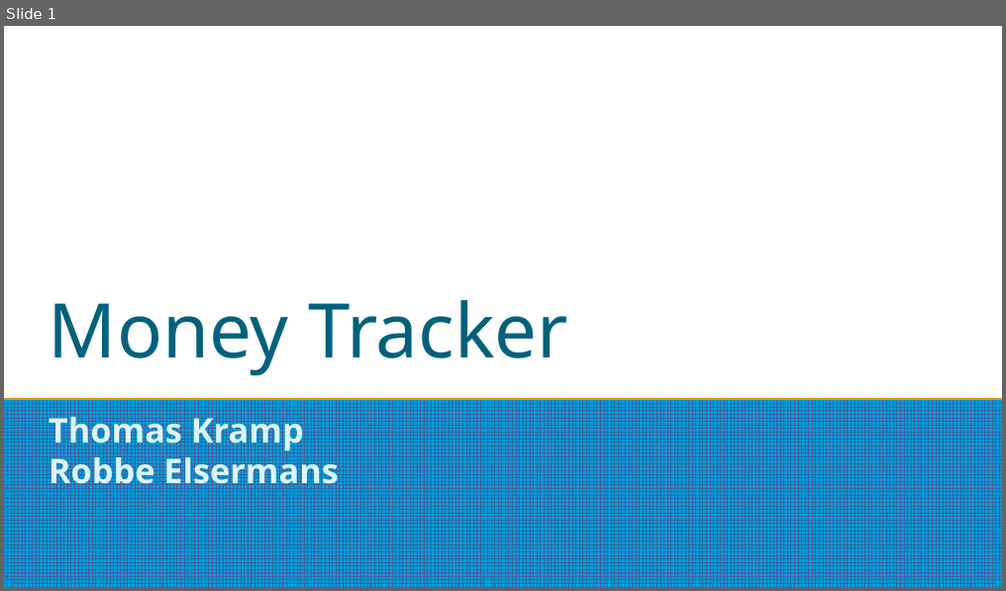
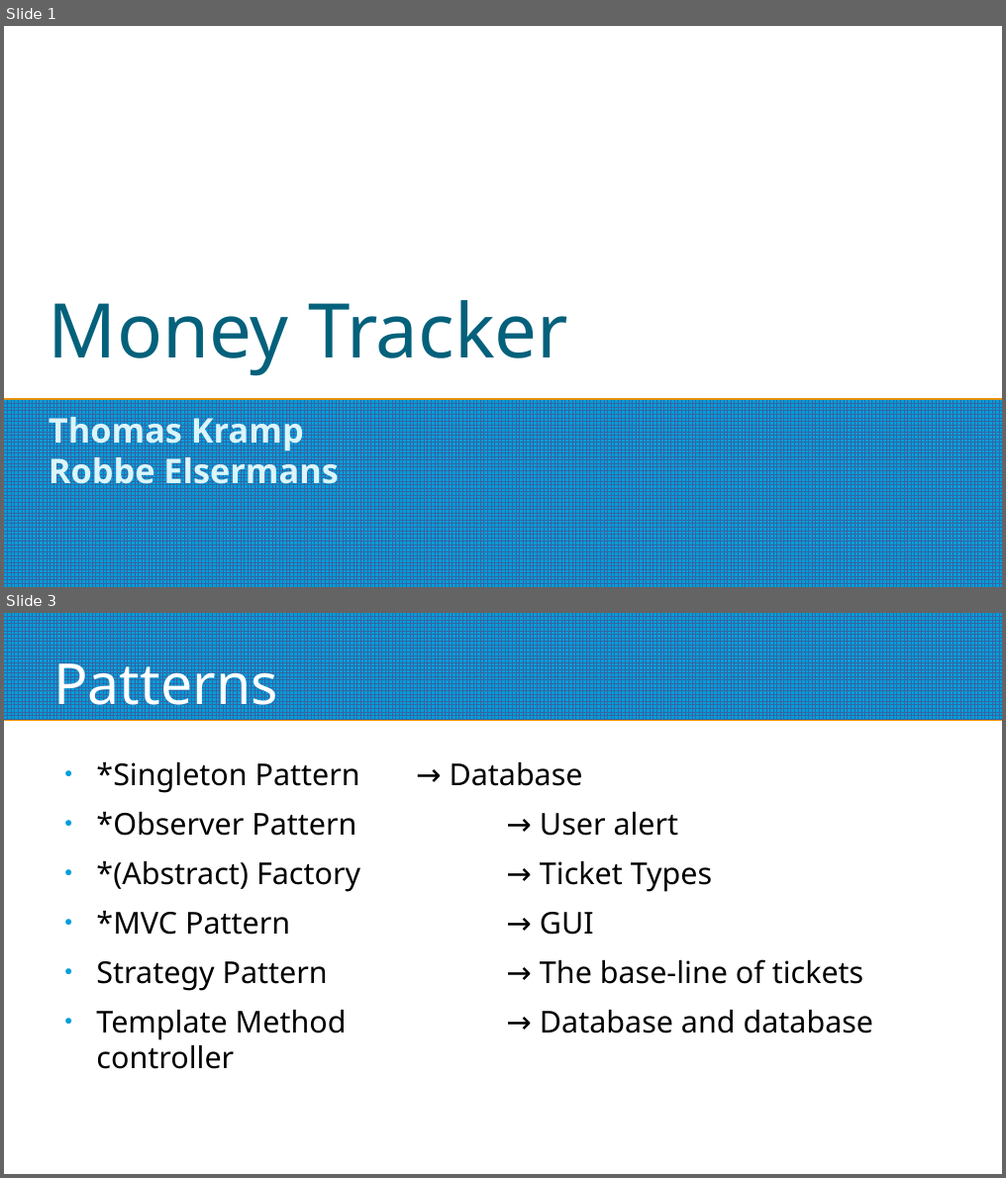
Before and after one commit to RobbeElsermans/SoftwareDesign, a slide deck: ppt.odp. Shown one above the other, each under a label of ours: slide 1 before the commit, slides 1 and 3 after it; the slides between them are not shown. The pictures are 1006x591 and 1006x1178 pixels, drawn with LibreOffice and Linux fonts; fonts in the diff are those of the drawing. Boxes give left, top, right and bottom in pixels: in the first picture for what was removed or moved away, otherwise in the second. Text is boxed around its words. In the diff, an @@ line names an element or a change of style, - is before the commit and + after.

```diff
--- a/ppt.odp
+++ b/ppt.odp
@@ slide 3 added at box(4, 613, 1002, 1174), background #FFFFFF @@
@@ rectangle added at box(4, 613, 1002, 720), fill pattern #3465A4 on #009EDA @@
@@ title added at box(54, 651, 277, 719), 45 pt, text #FFFFFF @@
+Patterns
@@ text added at box(96, 761, 874, 1041), 24 pt, text #000000 @@
+● *Singleton Pattern → Database
+● *Observer Pattern → User alert
+● *(Abstract) Factory → Ticket Types
+● *MVC Pattern → GUI
+● Strategy Pattern → The base-line of tickets
+● Template Method → Database and database controller
```
Also in this commit, not shown: 1 slide changed, 2 other slides added, 2 slides removed, 1 other file.
